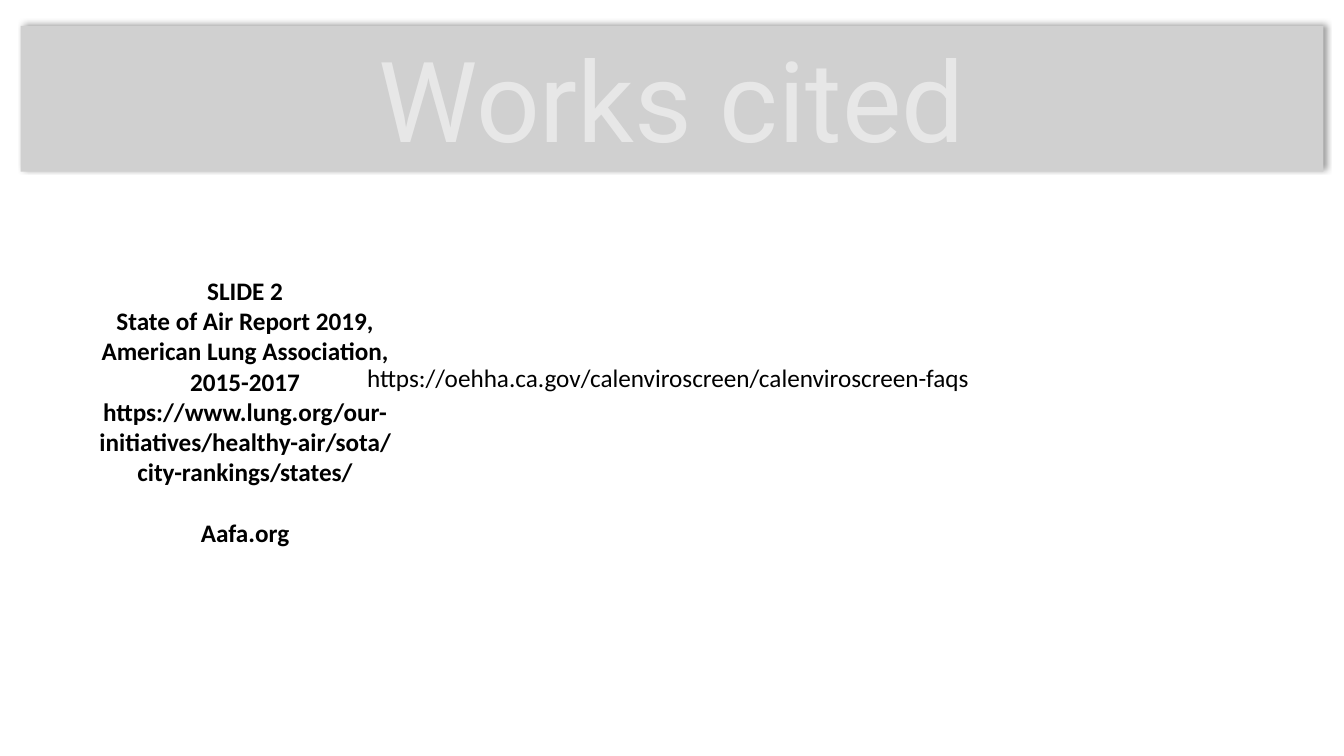
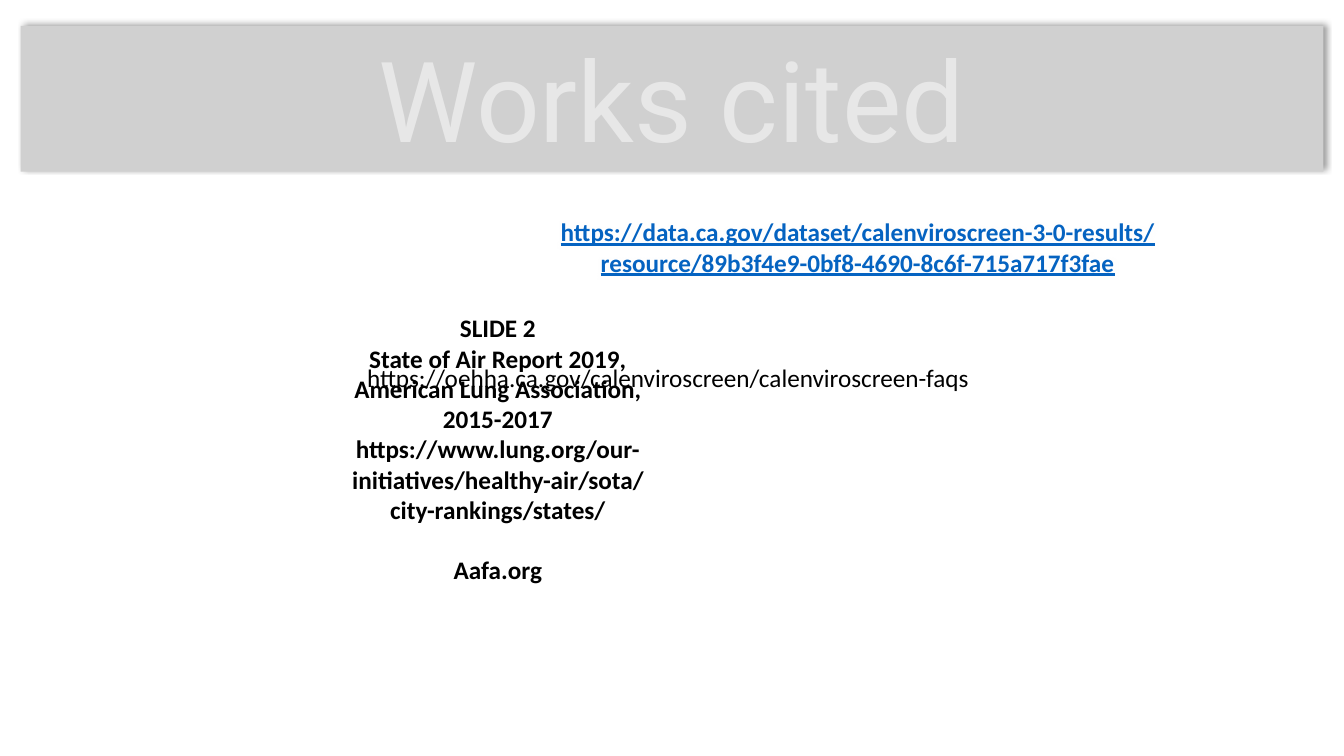
Before and after one commit to cljungkull/Project-2---CaliPolluts, a slide deck: slide 10 of presentation.pptx. Drawn at 1344x756 pixels with LibreOffice and Linux fonts; fonts in the diff are those of the drawing; grey boxes stand for pictures; background and template pictures are left out. Boxes give left, top, right and bottom in pixels: in the first picture for what was removed or moved away, otherwise in the second. Text is boxed around its words. In the diff, an @@ line names an element or a change of style, - is before the commit and + after.

```diff
--- a/presentation.pptx
+++ b/presentation.pptx
@@ text added at [561, 223, 1154, 276], 18 pt, text #0563C1, bold, underline @@
+https://data.ca.gov/dataset/calenviroscreen-3-0-results/resource/89b3f4e9-0bf8-4690-8c6f-715a717f3fae
@@ text "SLIDE 2": place and size @@
-text "SLIDE 2" at [99, 283, 390, 547]
+text "SLIDE 2" at [352, 320, 643, 584]
```
Also in this commit, not shown: 5 other slides changed, 1 other file.
